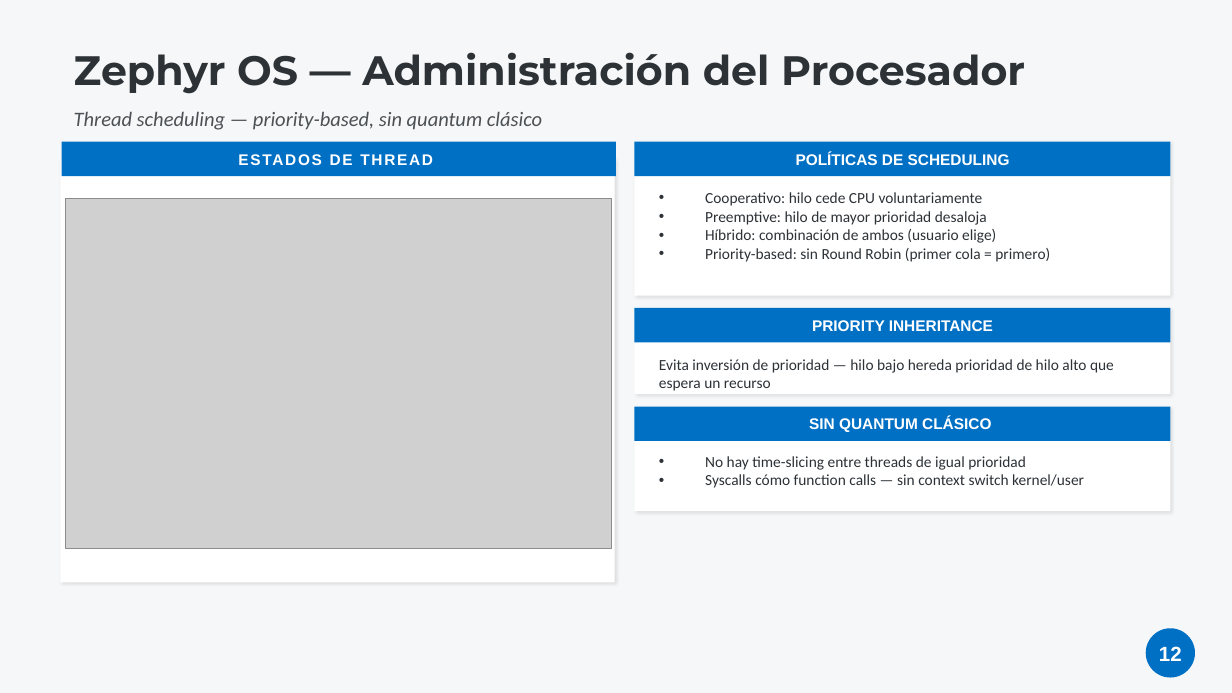
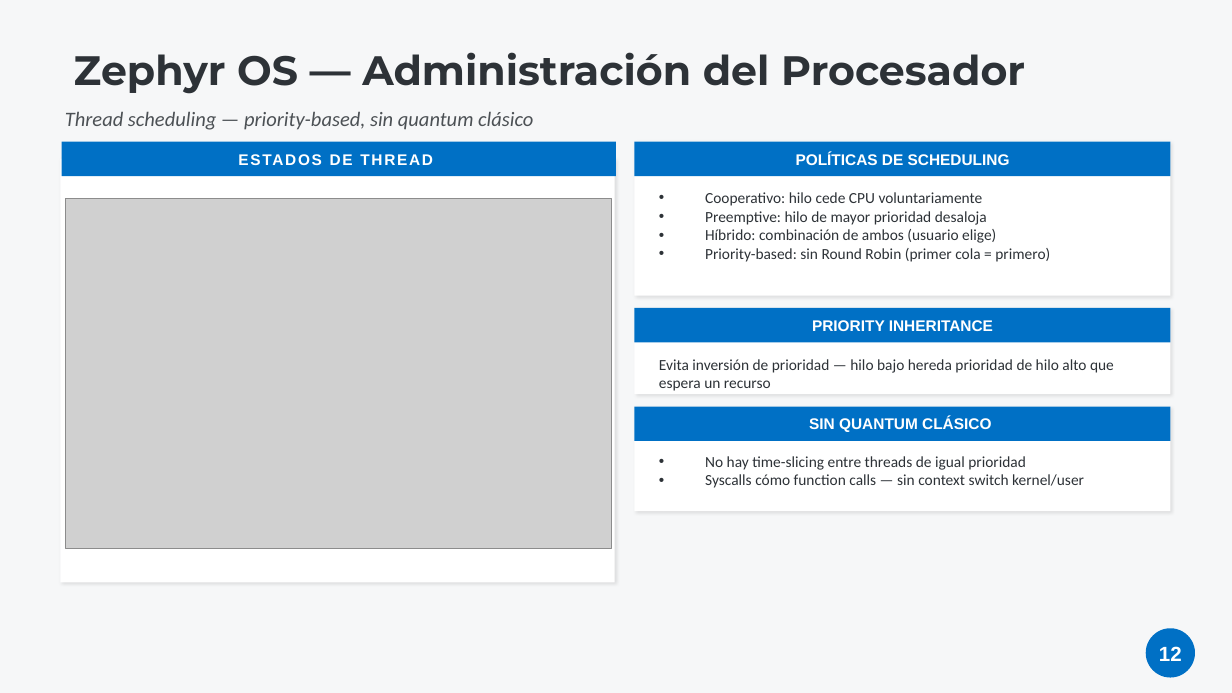
Before and after one commit to LucasIvanCardozo/TP-especial-SO, a slide deck: slide 12 of TP_Especial_Zephyr_MOSIX_v2.pptx. Drawn at 1232x693 pixels with LibreOffice and Linux fonts; fonts in the diff are those of the drawing; grey boxes stand for pictures. Boxes give left, top, right and bottom in pixels: in the first picture for what was removed or moved away, otherwise in the second. Text is boxed around its words. In the diff, an @@ line names an element or a change of style, - is before the commit and + after.

Commit message:
Refactor slides on Zephyr OS and MOSIX: update content structure, enhance clarity, and improve technical accuracy. Revise filesystem explanations for Zephyr, emphasizing VFS, LittleFS, FAT, and NVS functionalities. Adjust historical context and governance details for MOSIX, highlighting its academic origins and market relevance.

```diff
--- a/TP_Especial_Zephyr_MOSIX_v2.pptx
+++ b/TP_Especial_Zephyr_MOSIX_v2.pptx
@@ text "Thread scheduling — priority-based, sin ...": place and size @@
-text "Thread scheduling — priority-based, sin ..." at <box>74,111,542,130</box>
+text "Thread scheduling — priority-based, sin ..." at <box>65,111,533,130</box>
```
Also in this commit, not shown: 5 other files.
